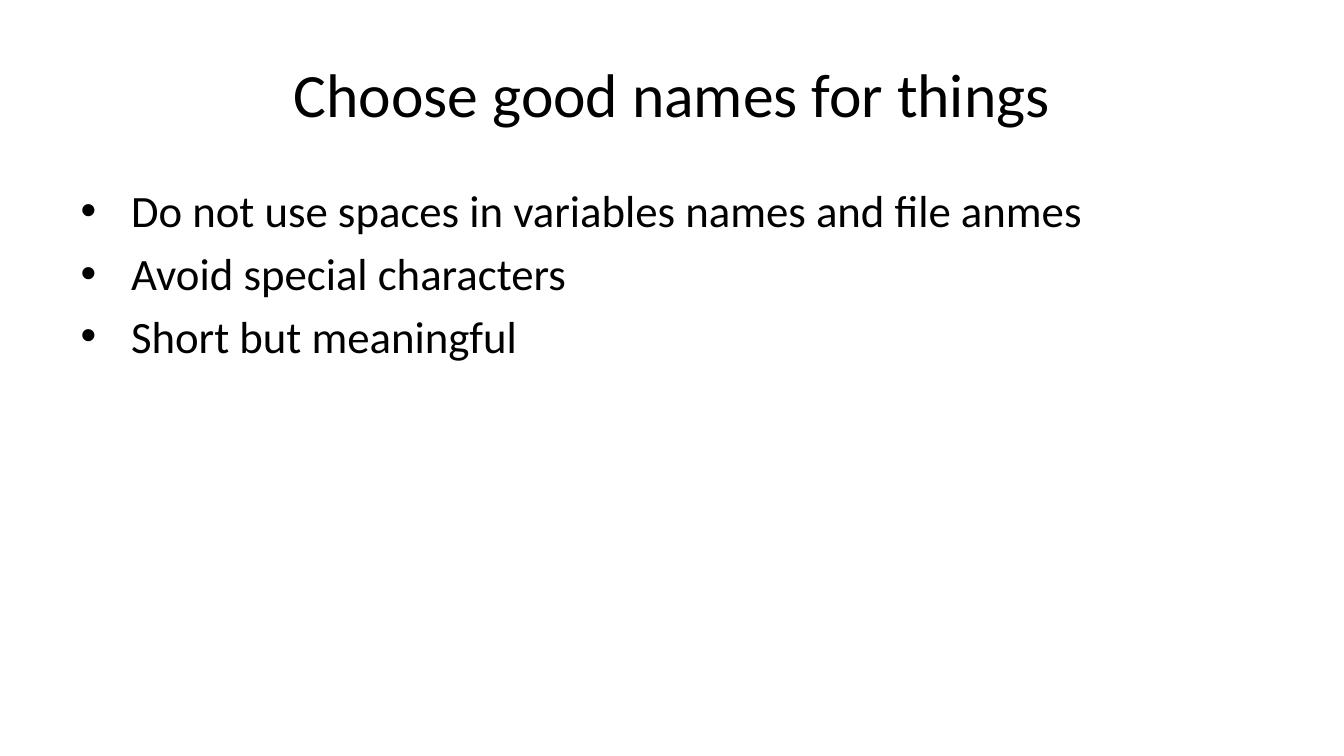
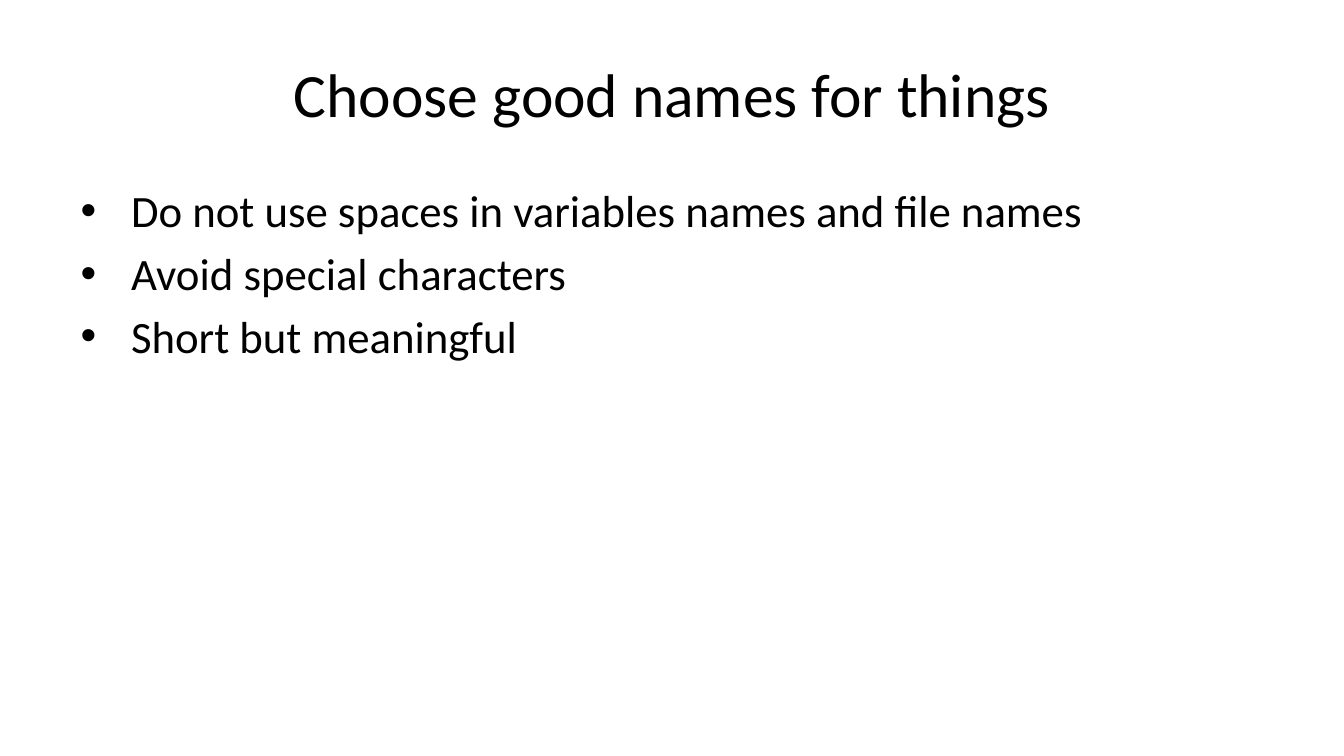
Before and after one commit to tamanh-oxford/capacity-development, a slide deck: slide 39 of data-management/index.pptx. Drawn at 1344x756 pixels with LibreOffice and Linux fonts; fonts in the diff are those of the drawing. Boxes give left, top, right and bottom in pixels: in the first picture for what was removed or moved away, otherwise in the second. Text is boxed around its words. In the diff, an @@ line names an element or a change of style, - is before the commit and + after.

```diff
--- a/data-management/index.pptx
+++ b/data-management/index.pptx
@@ text at box(131, 196, 1082, 235): text changed @@
-• Do not use spaces in variables names and file anmes
+• Do not use spaces in variables names and file names
```
Also in this commit, not shown: 3 other slides changed, 27 other files.
